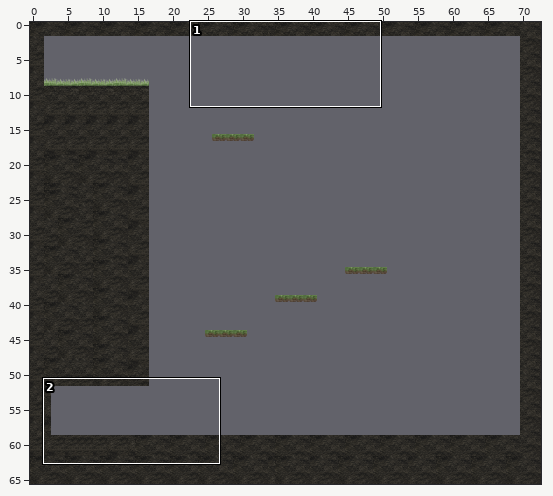
Two versions of a level (Tiled map, _code/_levels/map_level2.tmx). Above: a wide view before the commit, with the close-up outlined.
Close-up. Earlier state:
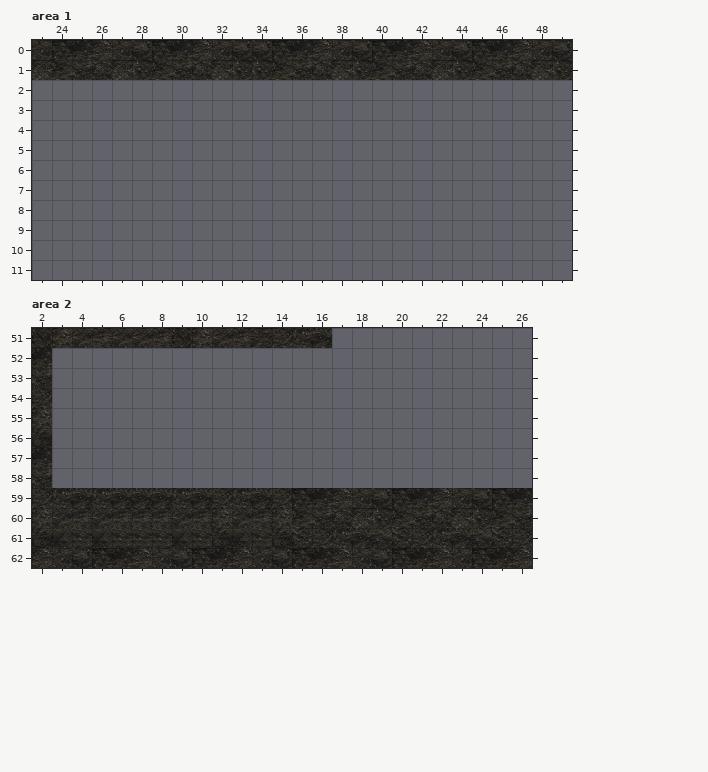
Cells are 64x64 px. Shown: area 1 x 23..49, y 0..11; area 2 x 2..26, y 51..62. The commit also changed other parts of the map, which this record leaves out. The old version is drawn lined up with the new one.
Now the later version:
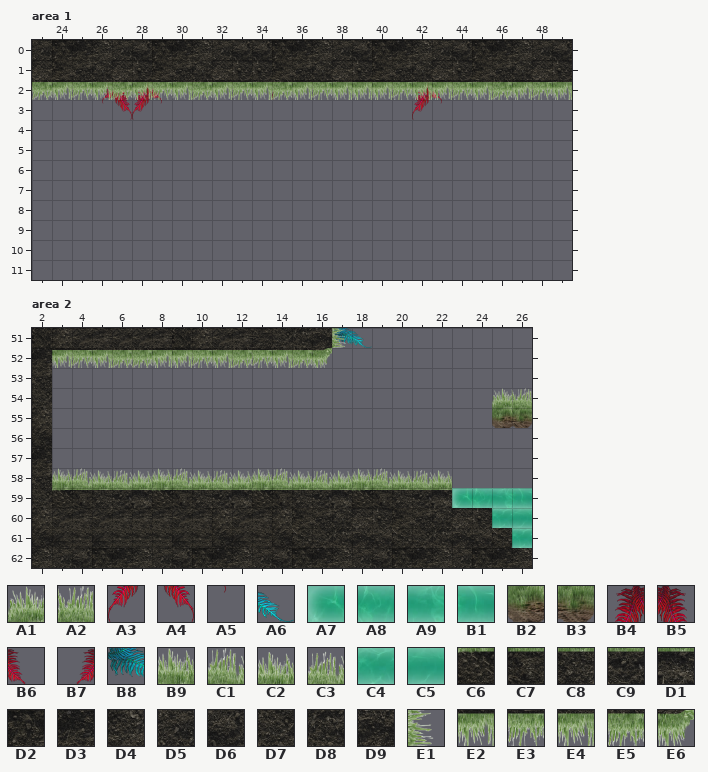
Key: from "sprite_props": A1 20, A2 21, A3 22 flipped up-down, A4 22 turned 180, A5 23 flipped up-down, A6 24 flipped on the other diagonal, A7 28, A8 29, A9 30, B1 31, B2 40, B3 41, B4 42 flipped up-down, B5 42 turned 180, B6 43 flipped up-down, B7 43 turned 180, B8 44 flipped on the other diagonal, B9 61, C1 62, C2 63, C3 64, C4 73, C5 74, C6 81, C7 82, C8 83, C9 84, D1 85, D2 101, D3 102, D4 103, D5 104, D6 105, D7 142, D8 143, D9 144, E1 187, E2 202, E3 203, E4 204, E5 205, E6 206.
__ is an empty cell.
Tiles replaced or removed in this view: D2, D3, D4, D5, D6, D7, D8, D9.
Tiles of an added or newly shown layer are drawn over the layers below it.
Changes in this commit:
Changed rows in their new state; .. is an unchanged cell.
map size 100x100 -> 73x66 cells
Layer "plantes" (added), area 1:
first column x 26:
 2 B7 B5 B4 B6 .. .. .. .. .. A3 A5 .. .. .. .. .. B4 B6
 3 .. A4 A3 .. .. .. .. .. .. .. .. .. .. .. .. .. A3 ..
Layer "plateforme_traverse", area 1:
first column x 23:
 2 E5 E2 E3 E4 E5 E2 E3 E4 E5 E2 E3 E4 E5 E2 E3 E4 E2 E2 E3 E4 E2 E3 E4 E5 E2 E3 E4
Layer "plantes" (added), area 2:
first column x 17:
51 B8 A6
Layer "plateforme_collide", area 2:
first column x 25:
55 B2 B3
first column x 3:
59 C6 C7 C8 C9 D1 C6 C7 C8 C9 D1 C6 C7 C8 C9 D1 C6 C7 C8 C9 D1 C8 C8 __ __
Layer "plateforme_traverse", area 2:
first column x 3:
51 .. .. .. .. .. .. .. .. .. .. .. .. .. .. E1 .. .. .. .. .. .. .. .. ..
52 E2 E3 E4 E5 E5 E2 E2 E3 E4 E5 E3 E4 E5 E6 .. .. .. .. .. .. .. .. .. ..
54 .. .. .. .. .. .. .. .. .. .. .. .. .. .. .. .. .. .. .. .. .. .. A1 A2
first column x 3:
58 B9 C1 C2 C3 C2 B9 C1 C2 C3 C2 B9 C1 C2 C3 C2 B9 C1 C2 C3 C2 .. .. .. ..
59 .. .. .. .. .. .. .. .. .. .. .. .. .. .. .. .. .. .. .. .. A7 A8 A9 B1
60 .. .. .. .. .. .. .. .. .. .. .. .. .. .. .. .. .. .. .. .. .. .. C4 C5
61 .. .. .. .. .. .. .. .. .. .. .. .. .. .. .. .. .. .. .. .. .. .. .. C4
